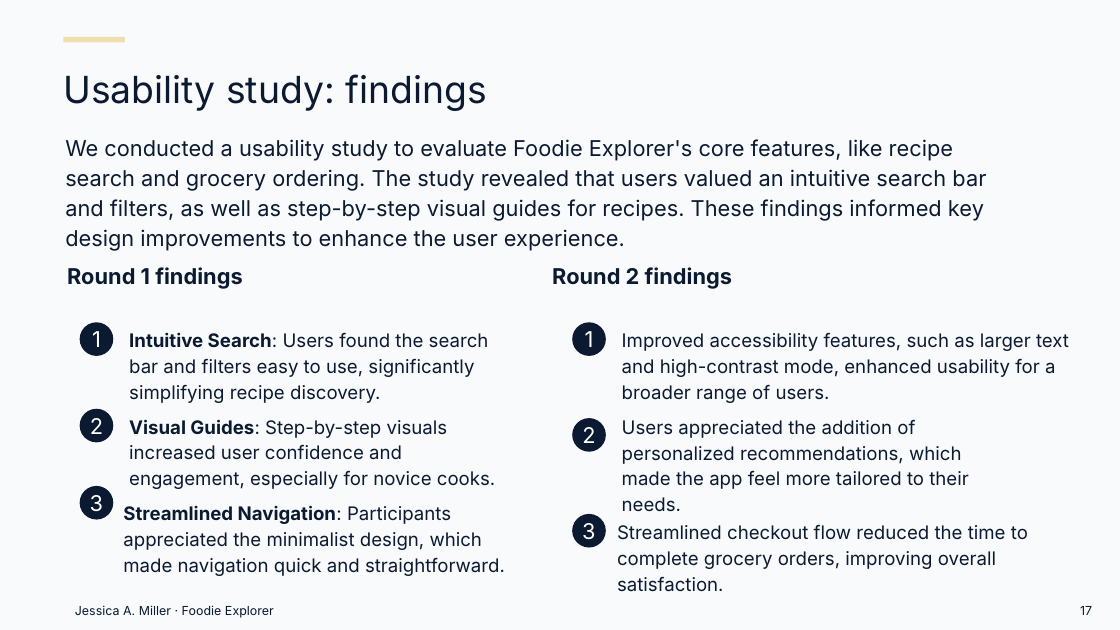
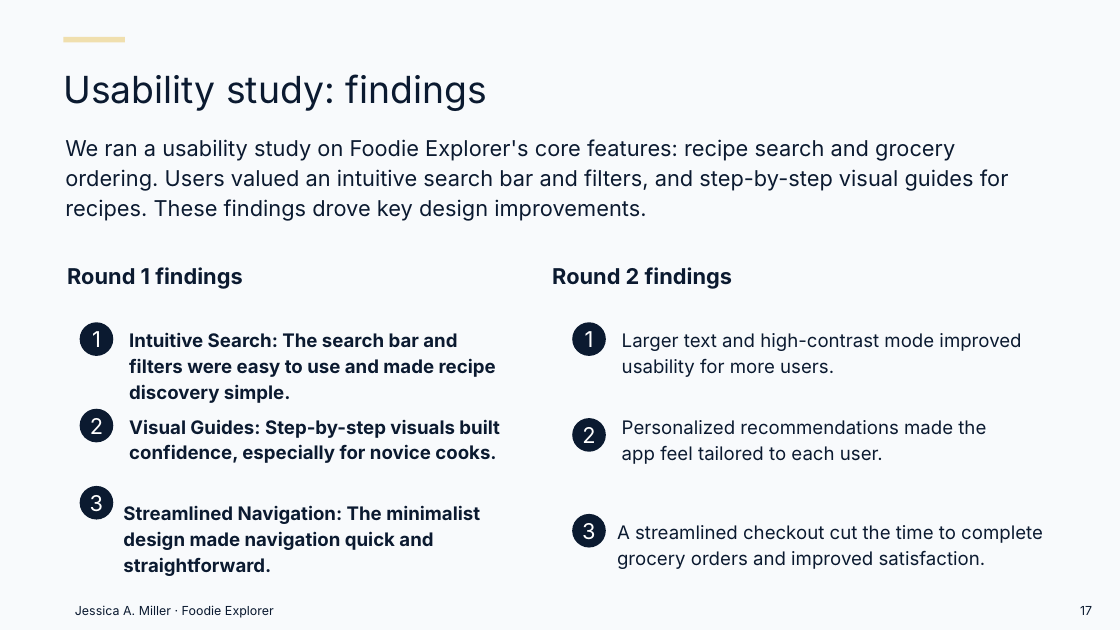
Before and after one commit to Millrjess/millrjess.github.io, a slide deck: slide 17 of assets/presentations/Foodie_Explorer_Case_Study_Professional.pptx. Drawn at 1120x630 pixels with LibreOffice and Linux fonts; fonts in the diff are those of the drawing. Boxes give left, top, right and bottom in pixels: in the first picture for what was removed or moved away, otherwise in the second. Text is boxed around its words. In the diff, an @@ line names an element or a change of style, - is before the commit and + after.

Commit message:
Foodie Explorer full case study: content edit for clarity and conciseness (81 text changes)

```diff
--- a/assets/presentations/Foodie_Explorer_Case_Study_Professional.pptx
+++ b/assets/presentations/Foodie_Explorer_Case_Study_Professional.pptx
@@ text at (65, 139, 1009, 221): text changed @@
-We conducted a usability study to evaluate Foodie Explorer's core features, like recipe search and grocery ordering. The study revealed that users valued an intuitive search bar and filters, as well as step-by-step visual guides for recipes. These findings informed key design improvements to enhance the user experience.
+We ran a usability study on Foodie Explorer's core features: recipe search and grocery ordering. Users valued an intuitive search bar and filters, and step-by-step visual guides for recipes. These findings drove key design improvements.
@@ text at (129, 332, 496, 403): text changed; bold on @@
-Intuitive Search: Users found the search bar and filters easy to use, significantly simplifying recipe discovery.
+Intuitive Search: The search bar and filters were easy to use and made recipe discovery simple.
@@ text at (622, 333, 1021, 377): text changed @@
-Improved accessibility features, such as larger text and high-contrast mode, enhanced usability for a broader range of users.
+Larger text and high-contrast mode improved usability for more users.
@@ text at (129, 419, 500, 463): text changed; bold on @@
-Visual Guides: Step-by-step visuals increased user confidence and engagement, especially for novice cooks.
+Visual Guides: Step-by-step visuals built confidence, especially for novice cooks.
@@ text at (622, 420, 986, 464): text changed @@
-Users appreciated the addition of personalized recommendations, which made the app feel more tailored to their needs.
+Personalized recommendations made the app feel tailored to each user.
@@ text at (123, 505, 480, 576): text changed; bold on @@
-Streamlined Navigation: Participants appreciated the minimalist design, which made navigation quick and straightforward.
+Streamlined Navigation: The minimalist design made navigation quick and straightforward.
@@ text at (617, 525, 1043, 569): text changed @@
-Streamlined checkout flow reduced the time to complete grocery orders, improving overall satisfaction.
+A streamlined checkout cut the time to complete grocery orders and improved satisfaction.
```
Also in this commit, not shown: 19 other slides changed, 1 other file.
